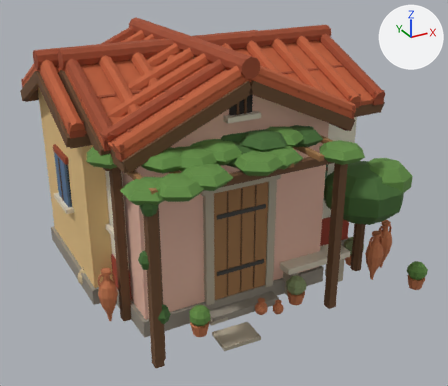
The FBX model Assets/Content/Models/Wohnhaus.fbx, before and after one commit.
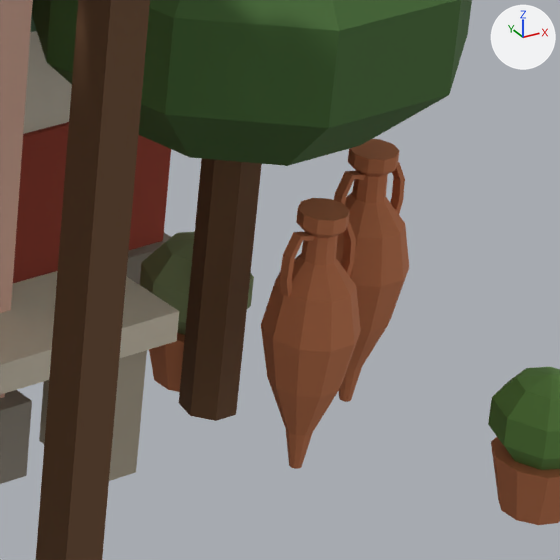
The first picture shows the older version from a 50 mm lens placed at (-1.6, -2.94, 1.9), pointed at (-0.03, -0.08, 0.47). The close-ups show the older and then the newer version on the part from 71% to 94% of the width and 50% to 77% of the height of that picture. Only the edits that show in the close-ups are written down. Every picture has the same lights, and +X, +Y and +Z are marked at upper right. Where no turn or scale is listed for an object, it has been applied to the vertices. Vertices at exactly the same position are counted once.

Objects in the first close-up: 'Wohnhaus_0', 'Wohnhaus_1', 'Wohnhaus_2'.
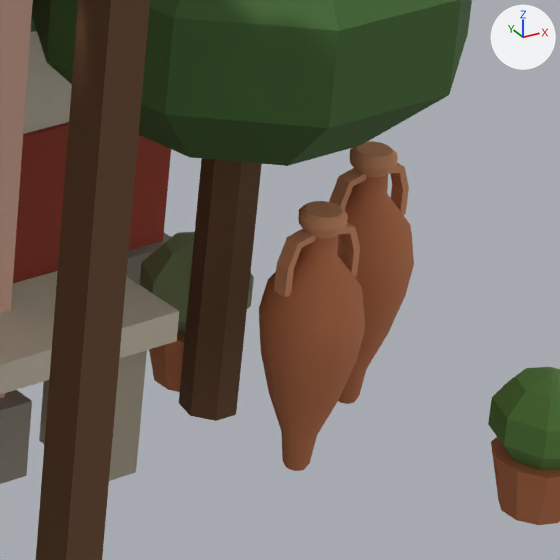
Boxes (x1, y1, x2, y2) around the edits, measured in the close-ups (560 x 560 px):
part 1 of me_wohnhaus_1, built on
    before: (261, 139, 409, 469)
    after: (259, 141, 414, 471)
part 2 of me_wohnhaus_1, recoloured
    before: (283, 152, 405, 259)
    after: (277, 158, 409, 270)

The change, as a list of edits to the scene's bpy script:
```text
Add mat_terrakottahell:
    mat_terrakottahell = principled_material('TerrakottaHell')
    mat_terrakottahell.base_color = (0.674, 0.296, 0.147)  # orange #d6946b
    mat_terrakottahell.roughness = 0.85
Change me_wohnhaus_1:
    used by ob_wohnhaus_1; location = (0.0, 0.0, 0.0)
    remove me_wohnhaus_1.from_pydata(...)  # 2288 vertices, 2081 faces; spans x -0.92..0.85, y -0.89..0.82, z -0.02..1.3
    add me_wohnhaus_1.from_pydata(...)  # 2456 vertices, 2231 faces; spans x -0.92..0.85, y -0.89..0.82, z -0.02..1.3
    me_wohnhaus_1 part 1: 85 vertices moved from x 0.59..0.83, y -0.69..-0.51, z 0.0..0.28 to x 0.59..0.83, y -0.69..-0.51, z 0.0..0.27; 56 vertices removed from x 0.6..0.82, y -0.66..-0.54, z 0.04..0.3; 224 vertices added at x 0.59..0.83, y -0.69..-0.51, z 0.0..0.3
    me_wohnhaus_1 part 2: 56 faces spanning x 0.59..0.83, y -0.66..-0.54, z 0.25..0.3 switch from mat_terrakotta (orange #c2754c) to mat_terrakottahell (orange #d6946b)
```
